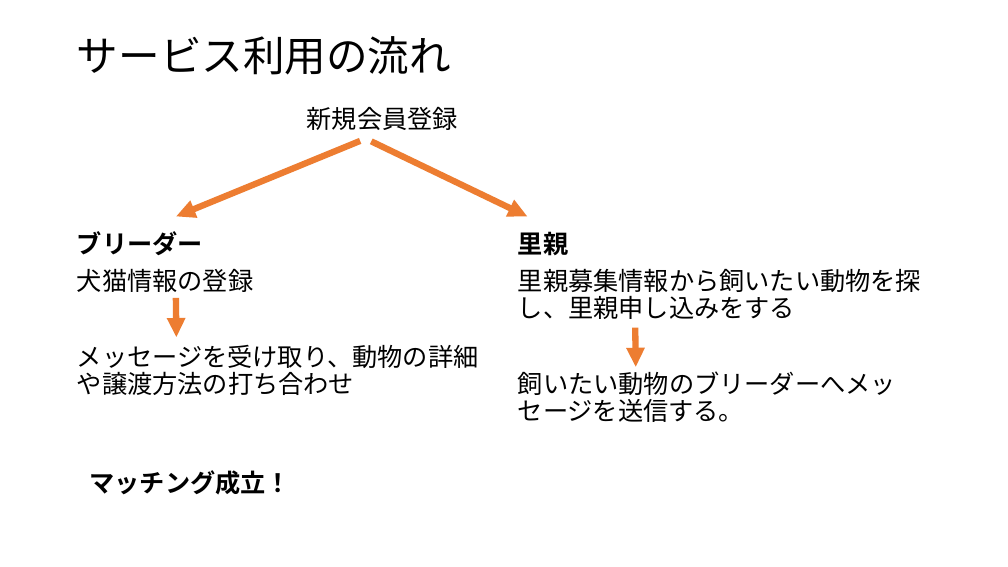
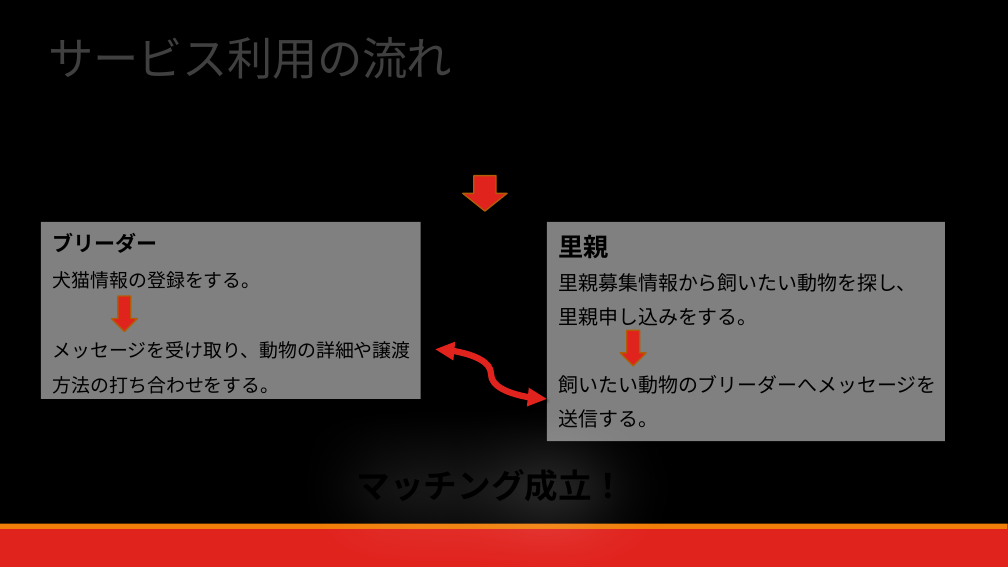
Before and after one commit to yu-kobatake/kfc, a slide deck: slide 4 of KFC発表資料.pptx. Drawn at 1008x567 pixels with LibreOffice and Linux fonts; fonts in the diff are those of the drawing; background and template pictures are left out. Boxes give left, top, right and bottom in pixels: in the first picture for what was removed or moved away, otherwise in the second. Text is boxed around its words. In the diff, an @@ line names an element or a change of style, - is before the commit and + after.

```diff
--- a/KFC発表資料.pptx
+++ b/KFC発表資料.pptx
@@ background #FFFFFF to picture (left out) @@
@@ title "サービス利用の流れ": place and size @@
-title "サービス利用の流れ" at (77, 36, 451, 75)
+title "サービス利用の流れ" at (48, 37, 452, 79)
@@ title "サービス利用の流れ" at (48, 37, 452, 79): size 39.6 to 43.2 pt, font Noto Sans CJK JP to Calibri, text colour #000000 to #404040, letter spacing 0 to -0.5 pt; line spacing 0.9 to 0.85; vertical alignment middle to bottom @@
@@ text "新規会員登録": place and size @@
-text "新規会員登録" at (307, 106, 458, 130)
+text "新規会員登録" at (53, 233, 609, 289)
@@ text "新規会員登録" at (53, 233, 609, 289): font Noto Sans CJK JP to Calibri, bold on in "新規会員登録"; alignment left to centre @@
@@ arrow removed from (360, 141) to (176, 216) @@
@@ arrow removed from (371, 141) to (527, 216) @@
@@ down arrow added at (463, 175, 507, 211), fill #E1231E, outline #B25E07 1.25 pt @@
@@ text "ブリーダー": place and size @@
-text "ブリーダー" at (77, 231, 479, 395)
+text "ブリーダー" at (41, 222, 420, 399)
@@ text "ブリーダー" at (41, 222, 420, 399): size 24 to 20 pt, font Noto Sans CJK JP to Calibri in "ブリーダー"; more space between paragraphs; fill none to #FFFFFF at 50% opacity @@
@@ text at (53, 233, 609, 289): paragraph added @@
+ブリーダーまたは里親を選択する。
@@ text "里親": place and size @@
-text "里親" at (518, 227, 921, 422)
+text "里親" at (547, 222, 945, 441)
@@ text "里親" at (547, 222, 945, 441): font Noto Sans CJK JP to Calibri in "里親"; line spacing 0.9 to 0.8; more space between paragraphs; fill none to #FFFFFF at 50% opacity @@
@@ text at (53, 271, 758, 394): text changed; size 24 to 18 pt; font Noto Sans CJK JP to Calibri @@
-犬猫情報の登録
-メッセージを受け取り、動物の詳細や譲渡方法の打ち合わせ
+犬猫情報の登録をする。
+メッセージを受け取り、動物の詳細や譲渡
+方法の打ち合わせをする。
@@ down arrow added at (111, 296, 137, 332), fill #E1231E, outline #B25E07 1.25 pt @@
@@ arrow removed from (176, 298) to (176, 337) @@
@@ text at (559, 273, 937, 428): text changed; size 24 to 19 pt; font Noto Sans CJK JP to Calibri @@
-里親募集情報から飼いたい動物を探し、里親申し込みをする
-飼いたい動物のブリーダーへメッセージを送信する。
+里親募集情報から飼いたい動物を探し、
+里親申し込みをする。
+飼いたい動物のブリーダーへメッセージを
+送信する。
@@ arrow removed from (635, 327) to (636, 367) @@
@@ curved double arrow added from (436, 349) to (547, 399), #E1231E 6 pt @@
@@ down arrow added at (620, 330, 646, 366), fill #E1231E, outline #B25E07 1.25 pt @@
@@ text "マッチング成立！": place and size @@
-text "マッチング成立！" at (89, 470, 291, 495)
+text "マッチング成立！" at (357, 459, 626, 508)
@@ text "マッチング成立！" at (357, 459, 626, 508): size 24 to 32 pt, font Noto Sans CJK JP to Calibri @@
@@ rectangle added at (0, 529, 1008, 567), fill #E1231E @@
@@ rectangle added at (0, 524, 1008, 529), fill #F07F09 @@
```
Also in this commit, not shown: 9 other slides changed, 6 slides added, 1 other file.
